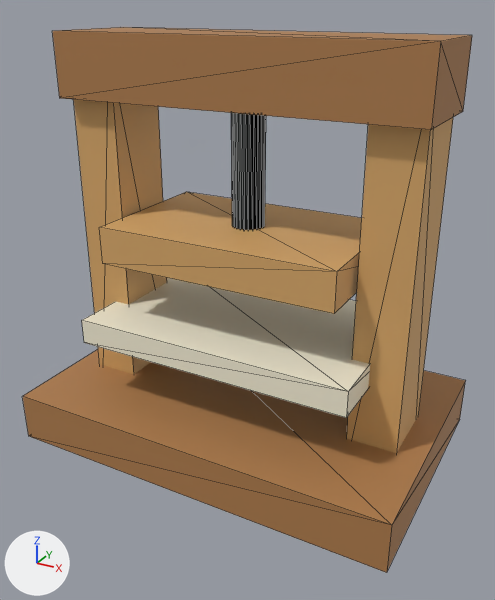
Two versions of the glTF model dist/models/press.glb, one commit apart.
Camera for both pictures: a 50 mm camera at (2.14, -3.91, 2.05) aimed at (0.05, -0.11, 0.15). Arrows for +X, +Y and +Z are at lower left; the lights stay in place. The first picture is the older version. Mesh edges are drawn as thin lines. Where no turn or scale is listed for an object, it has been applied to the vertices. Vertices at exactly the same position are counted once.
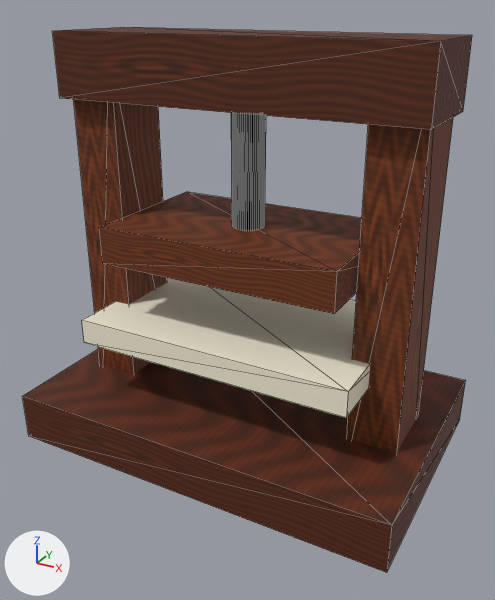
What differs and where, as boxes [x1, y1, x2, y2] in the pictures (495 x 600 px):
```json
{"object": "Mesh_0", "change": "surface changed", "before": [23, 349, 466, 573], "after": [23, 349, 466, 573], "on screen": "darker"}
{"object": "Mesh_3", "change": "surface changed", "before": [52, 27, 472, 130], "after": [52, 27, 472, 130], "on screen": "darker"}
{"object": "Mesh_2", "change": "surface changed", "before": [347, 118, 453, 453], "after": [347, 118, 453, 453], "on screen": "orange to brown"}
{"object": "Mesh_5", "change": "surface changed", "before": [99, 192, 362, 314], "after": [99, 192, 362, 314], "on screen": "orange to brown"}
{"object": "Mesh_1", "change": "surface changed", "before": [74, 100, 167, 374], "after": [74, 100, 167, 374], "on screen": "orange to brown"}
{"part": 1, "of": "me_mesh_6", "change": "reshaped", "before": [231, 113, 266, 230], "after": [231, 113, 266, 230]}
```

Edits to the scene script, one JSON object a line:
```json
{"op": "add", "block": "img_original_procedural_wood_grain", "code": ["img_original_procedural_wood_grain = load_image('Original procedural wood grain', '_unpacked/Original_procedural_wood_grain', 256, 256, 'sRGB')"]}
{"block": "mat_wood", "where": "n0 = _N.new('ShaderNodeBsdfPrincipled'); n0.name = 'Principled BSDF'"}
{"op": "remove", "block": "mat_wood", "code": "n0.inputs[0].default_value = (0.42, 0.2, 0.07, 1.0)  # 'Base Color', brown #ad7c4b"}
{"op": "set", "path": "n0.inputs[2].default_value", "old": "0.62", "new": "0.72", "note": "'Roughness'"}
{"op": "add", "block": "mat_wood", "code": "n2 = _N.new('ShaderNodeMix'); n2.name = 'Mix'"}
{"op": "add", "block": "mat_wood", "code": "n2.data_type = 'RGBA'"}
{"op": "add", "block": "mat_wood", "code": "n2.blend_type = 'MULTIPLY'"}
{"op": "add", "block": "mat_wood", "code": "n2.inputs[0].default_value = 1.0  # 'Factor'"}
{"op": "add", "block": "mat_wood", "code": "n2.inputs[7].default_value = (0.42, 0.2, 0.07, 1.0)  # 'B', brown #ad7c4b"}
{"op": "add", "block": "mat_wood", "code": "n3 = _N.new('ShaderNodeTexImage'); n3.name = 'Image Texture'"}
{"op": "add", "block": "mat_wood", "code": "n3.image = img_original_procedural_wood_grain"}
{"op": "add", "block": "mat_wood", "code": "_L.new(n2.outputs[2], n0.inputs[0])  # 'Result' to 'Base Color'"}
{"op": "add", "block": "mat_wood", "code": "_L.new(n3.outputs[0], n2.inputs[6])  # 'Color' to 'A'"}
{"block": "mat_wood2", "where": "n0 = _N.new('ShaderNodeBsdfPrincipled'); n0.name = 'Principled BSDF'"}
{"op": "remove", "block": "mat_wood2", "code": "n0.inputs[0].default_value = (0.68, 0.39, 0.14, 1.0)  # 'Base Color', orange #d7a869"}
{"op": "set", "path": "n0.inputs[2].default_value", "old": "0.62", "new": "0.72", "note": "'Roughness'"}
{"op": "add", "block": "mat_wood2", "code": "n2 = _N.new('ShaderNodeMix'); n2.name = 'Mix'"}
{"op": "add", "block": "mat_wood2", "code": "n2.data_type = 'RGBA'"}
{"op": "add", "block": "mat_wood2", "code": "n2.blend_type = 'MULTIPLY'"}
{"op": "add", "block": "mat_wood2", "code": "n2.inputs[0].default_value = 1.0  # 'Factor'"}
{"op": "add", "block": "mat_wood2", "code": "n2.inputs[7].default_value = (0.68, 0.39, 0.14, 1.0)  # 'B', orange #d7a869"}
{"op": "add", "block": "mat_wood2", "code": "n3 = _N.new('ShaderNodeTexImage'); n3.name = 'Image Texture'"}
{"op": "add", "block": "mat_wood2", "code": "n3.image = img_original_procedural_wood_grain"}
{"op": "add", "block": "mat_wood2", "code": "_L.new(n2.outputs[2], n0.inputs[0])  # 'Result' to 'Base Color'"}
{"op": "add", "block": "mat_wood2", "code": "_L.new(n3.outputs[0], n2.inputs[6])  # 'Color' to 'A'"}
{"block": "me_mesh_6", "where": "# used by ob_mesh_6; location = (0.0, 0.0, 1.08)"}
{"op": "remove", "block": "me_mesh_6", "code": "me_mesh_6.from_pydata(...)  # 52 vertices, 96 faces; spans x -0.11..0.11, y -0.11..0.11, z -0.65..0.65"}
{"op": "add", "block": "me_mesh_6", "code": "me_mesh_6.from_pydata(...)  # 100 vertices, 192 faces; spans x -0.11..0.11, y -0.11..0.11, z -0.65..0.65"}
{"block": "me_mesh_6", "change": "me_mesh_6 part 1"}
{"block": "me_mesh_6", "change": "96 faces are deleted"}
{"block": "me_mesh_6", "change": "24 vertices are added at x -0.109..0.109, y -0.109..0.109, z -0.65"}
{"block": "me_mesh_6", "change": "24 new vertices lie (0.0, 0.0, 1.3) away from vertices in x -0.109..0.109, y -0.109..0.109, z -0.65"}
{"block": "me_mesh_6", "change": "192 new faces join them"}
```
